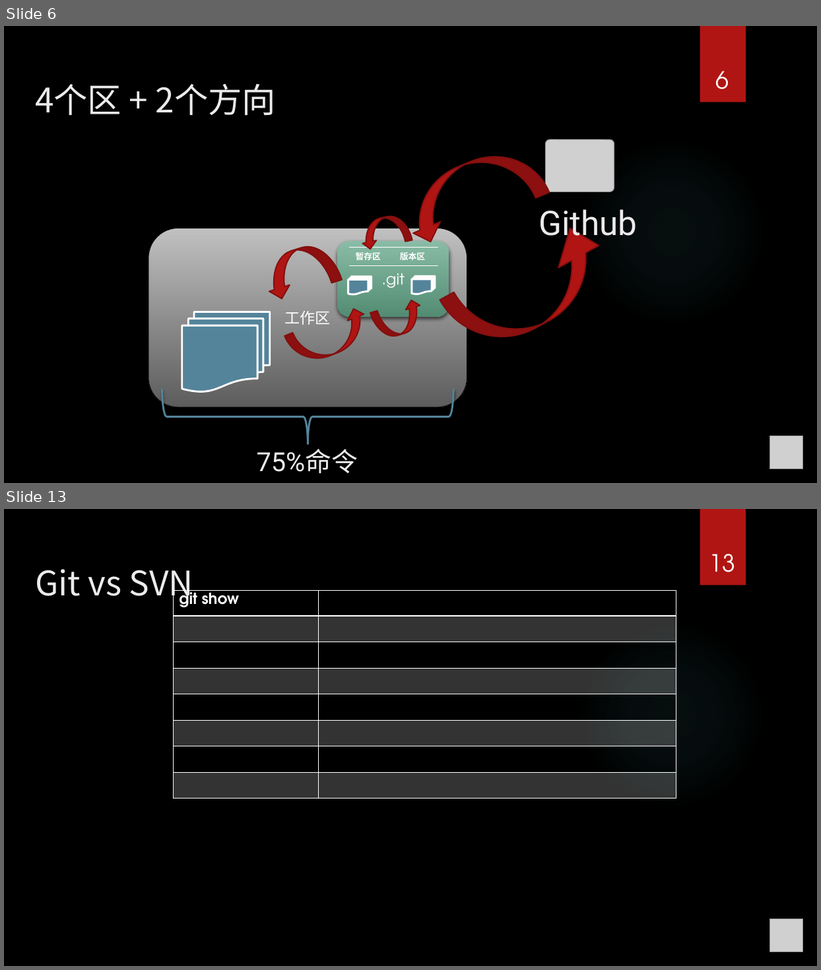
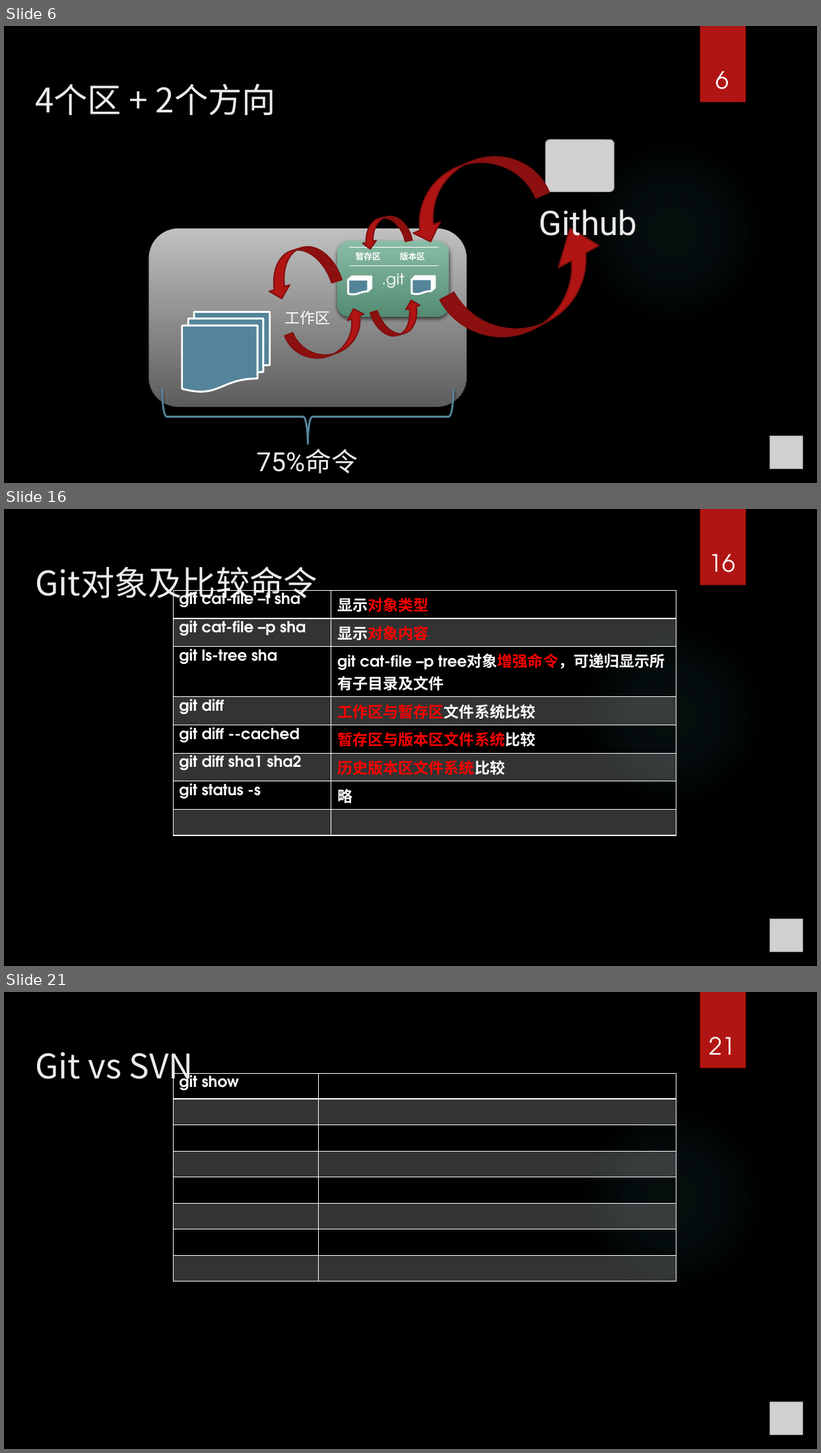
Before and after one commit to seafitliu/about, a slide deck: git那些事.pptx. Shown one above the other, each under a label of ours: slides 6 and 13 before the commit, slides 6, 16 and 21 after it; the slides between them are not shown. The pictures are 821x970 and 821x1453 pixels, drawn with LibreOffice and Linux fonts; fonts in the diff are those of the drawing; grey boxes stand for pictures; background and template pictures are left out. Boxes give left, top, right and bottom in pixels: in the first picture for what was removed or moved away, otherwise in the second. Text is boxed around its words. In the diff, an @@ line names an element or a change of style, - is before the commit and + after.

```diff
--- a/git那些事.pptx
+++ b/git那些事.pptx
@@ slide 16 added at <box>4,509,817,966</box>, background picture (left out); not listed: 2 template elements that a slide beside it also shows @@
@@ title added at <box>35,566,318,604</box>, 40 pt, text #EBEBEB @@
+Git对象及比较命令
@@ page number added at <box>710,554,736,572</box>, 28 pt, text #FFFFFF @@
+16
@@ table added at <box>173,590,677,815</box>, 8 rows, 2 columns @@
+git cat-file –t sha | 显示对象类型
+git cat-file –p sha | 显示对象内容
+git ls-tree sha | git cat-file –p tree对象增强命令，可递归显示所有子目录及文件
+git diff | 工作区与暂存区文件系统比较
+git diff --cached | 暂存区与版本区文件系统比较
+git diff sha1 sha2 | 历史版本区文件系统比较
+git status -s | 略
+ | 
@@ picture added at <box>770,920,803,952</box> @@
@@ what was slide 13 is now slide 21 @@
@@ page number at <box>710,1037,736,1055</box>: text changed @@
-13
+21
```
Also in this commit, not shown: 6 slides changed, 7 other slides added.
